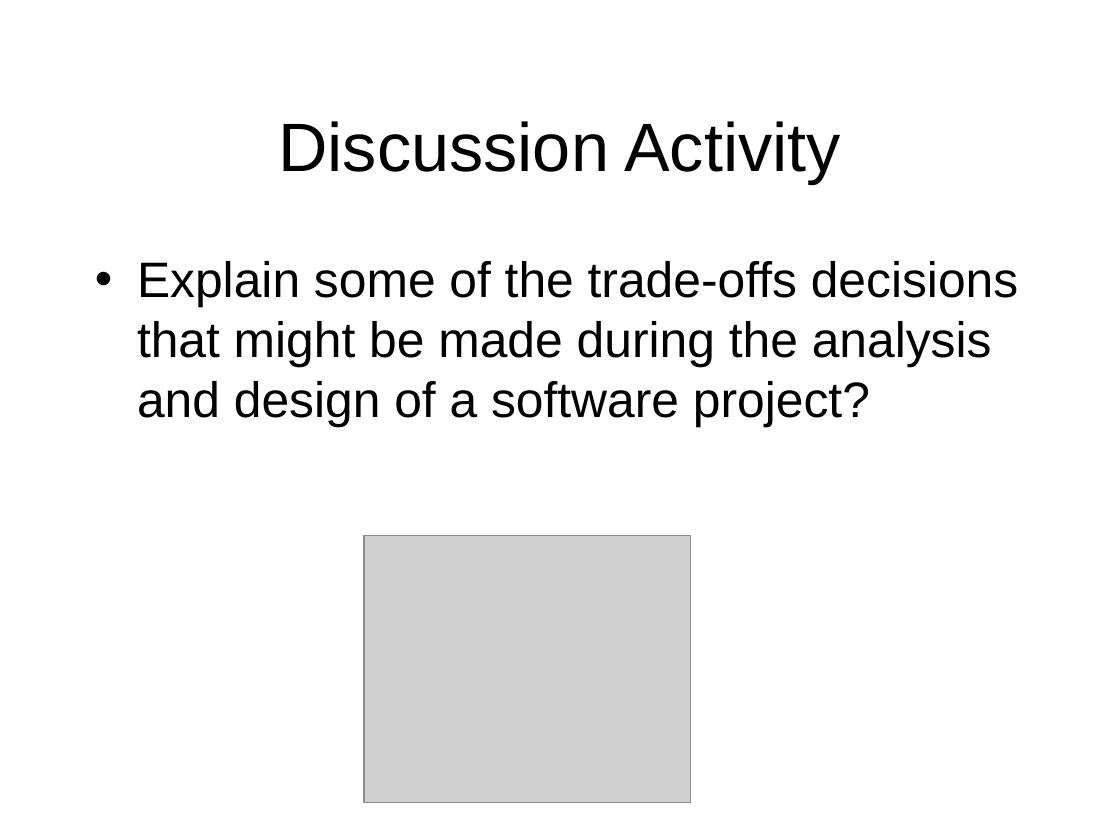
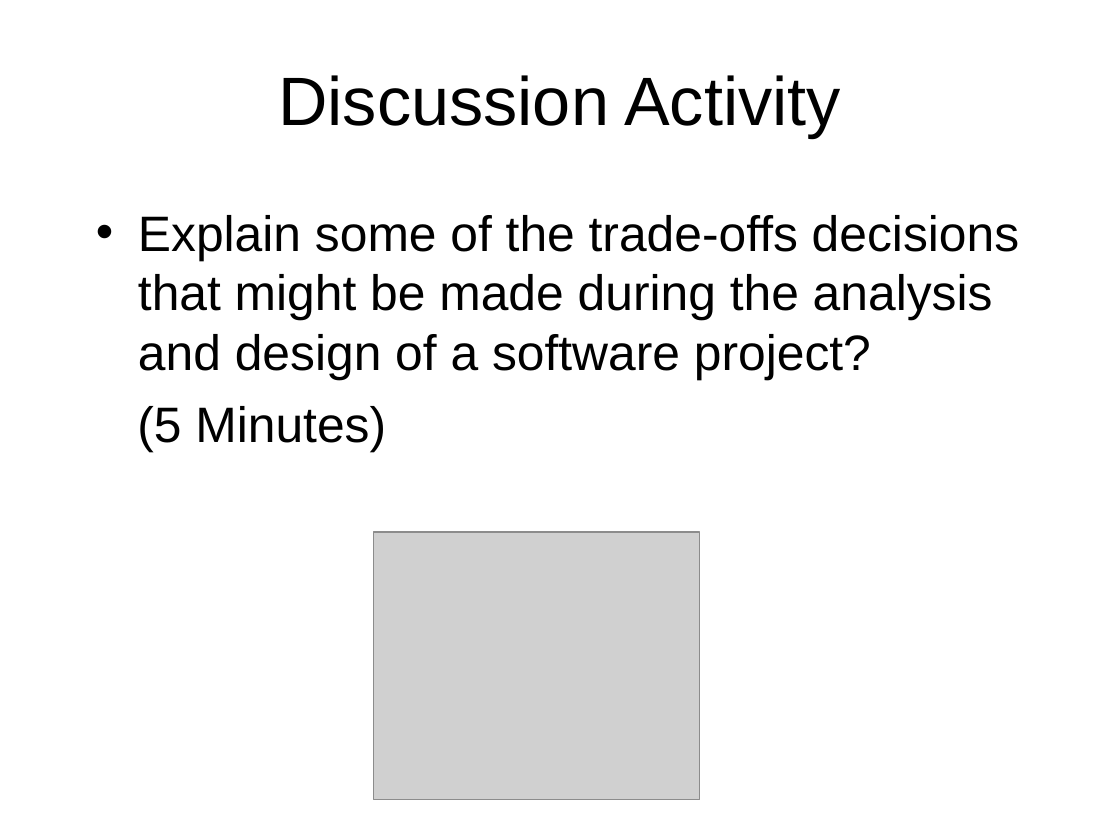
Before and after one commit to octaviordz/zjnu2017.github.io, a slide deck: slide 46 of OOAD/lectures/040--Classes.and.Objects.ppt (slide 32 before the commit). Drawn at 1120x840 pixels with LibreOffice and Linux fonts; fonts in the diff are those of the drawing; grey boxes stand for pictures. Boxes give left, top, right and bottom in pixels: in the first picture for what was removed or moved away, otherwise in the second. Text is boxed around its words. In the diff, an @@ line names an element or a change of style, - is before the commit and + after.

```diff
--- a/OOAD/lectures/040--Classes.and.Objects.ppt
+++ b/OOAD/lectures/040--Classes.and.Objects.ppt
@@ title "Discussion Activity": place and size @@
-title "Discussion Activity" at [278, 121, 841, 184]
+title "Discussion Activity" at [278, 75, 841, 137]
@@ text "Explain some of the trade-offs ...": place and size @@
-text "Explain some of the trade-offs ..." at [137, 261, 1018, 427]
+text "Explain some of the trade-offs ..." at [137, 215, 1019, 453]
@@ text at [137, 406, 386, 453]: paragraph added @@
+(5 Minutes)
@@ picture: place and size @@
-picture at [364, 535, 691, 803]
+picture at [373, 532, 700, 800]
```
Also in this commit, not shown: 10 other slides changed, 27 slides added, 1 other file.
